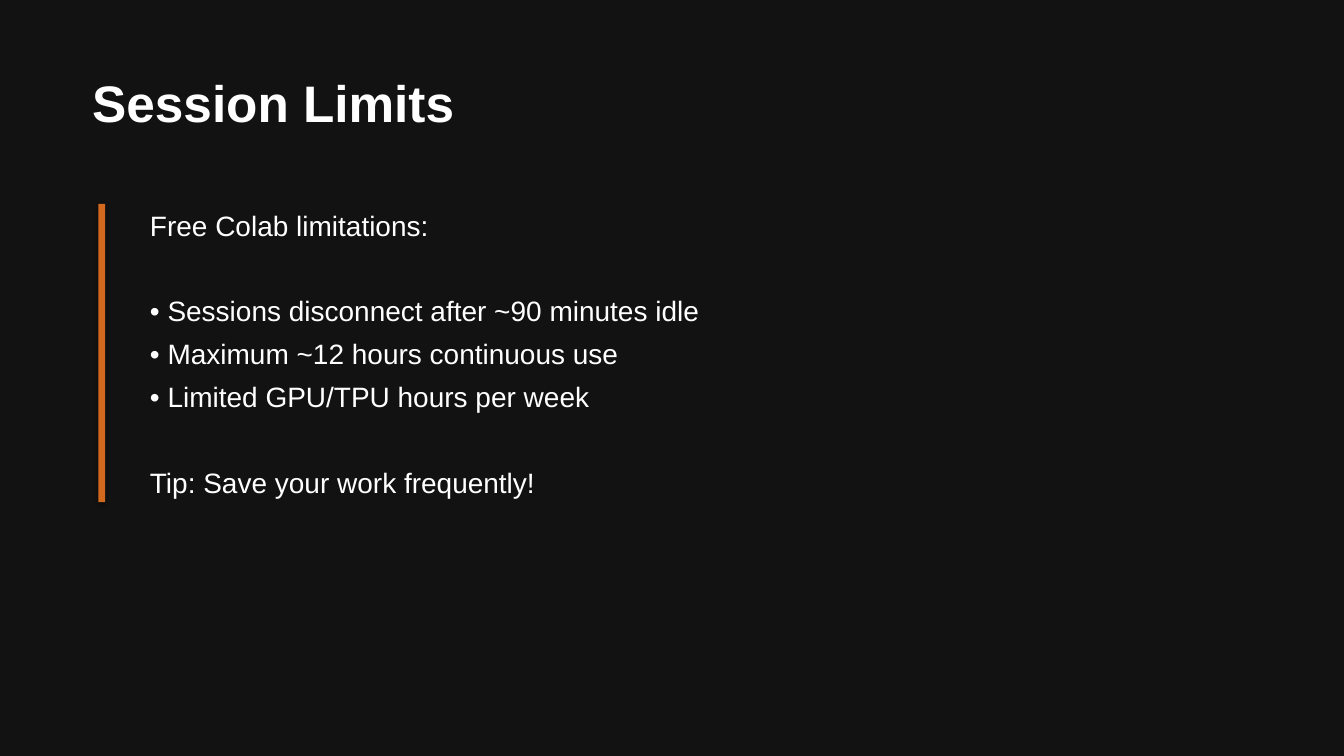
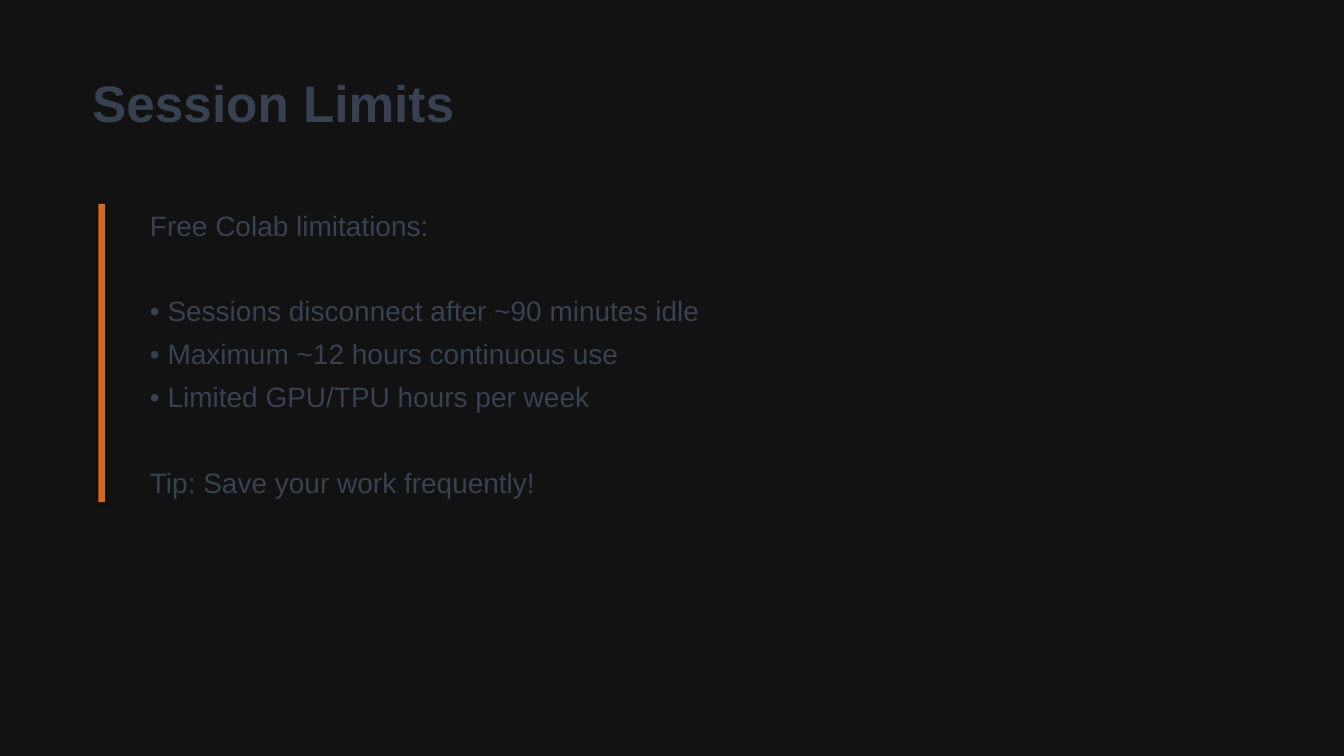
Before and after one commit to kerryback/mgmt675, a slide deck: slide 26 of colab.pptx. Drawn at 1344x756 pixels with LibreOffice and Linux fonts; fonts in the diff are those of the drawing. Boxes give left, top, right and bottom in pixels: in the first picture for what was removed or moved away, otherwise in the second. Text is boxed around its words. In the diff, an @@ line names an element or a change of style, - is before the commit and + after.

```diff
--- a/colab.pptx
+++ b/colab.pptx
@@ text "Session Limits" at box(92, 85, 454, 122): text colour #FFFFFF to #374151 @@
@@ text "Free Colab limitations:" at box(150, 216, 699, 498): text colour #FFFFFF to #374151 @@
```
Also in this commit, not shown: 24 other slides changed.
